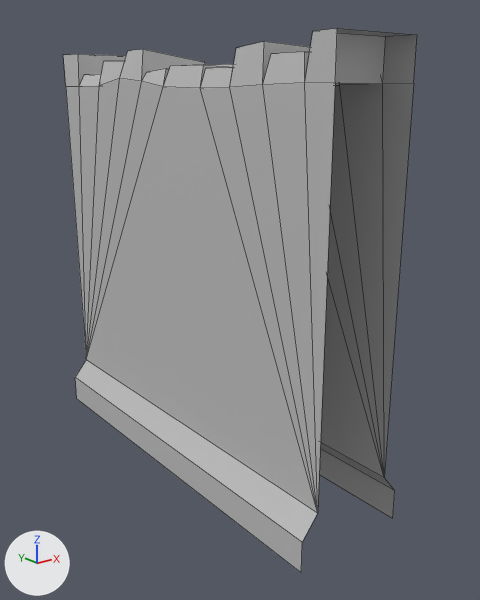
A saved change to the FBX model Tutorial Graybox/Assets/Props/Large Props/Walls/Ruins_Wall_004.fbx.
Camera for both pictures: a 50 mm camera at (-4.59, -6.4, 2.03) aimed at (0.25, -0.35, -0.39). Arrows for +X, +Y and +Z are at lower left; the lights stay in place. Mesh edges are drawn as thin lines. Where no turn or scale is listed for an object, it has been applied to the vertices.

In view in the first picture: 'Ruins_Wall_004'.
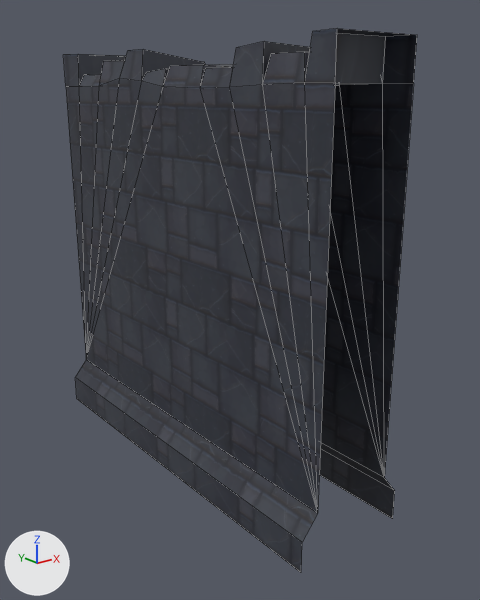
The change in detail:
Picture 'Ruins_Wall_001_RUINS_DARK_AlbedoTransparency.png' (img_ruins_wall_001_ruins_dark_albedotransparency_png) is new.
Material 'RuinsDark_Material' (mat_ruinsdark_material) is new.
Its texture is img_ruins_wall_001_ruins_dark_albedotransparency_png.
me_mesh has 74 vertices, 72 faces and spans x -0.7..0.7, y -2.5..2.5, z -2.5..2.5.
me_mesh no longer uses material mat_lambert1 (grey #bcbcbc).
me_mesh now uses material mat_ruinsdark_material (picture img_ruins_wall_001_ruins_dark_albedotransparency_png).

Location of each change, (x1, y1, x2, y2) in pixels of the pictures (480 x 600 px):
'Ruins_Wall_004', recoloured (grey to black)
    both: (63, 28, 417, 572)
